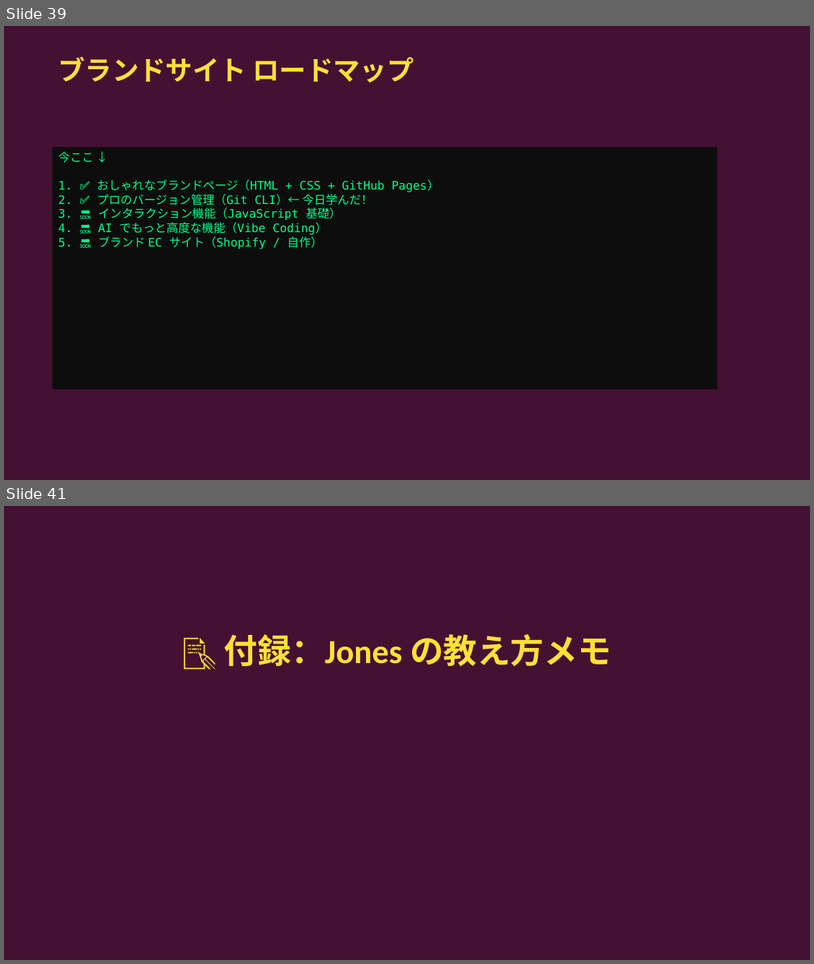
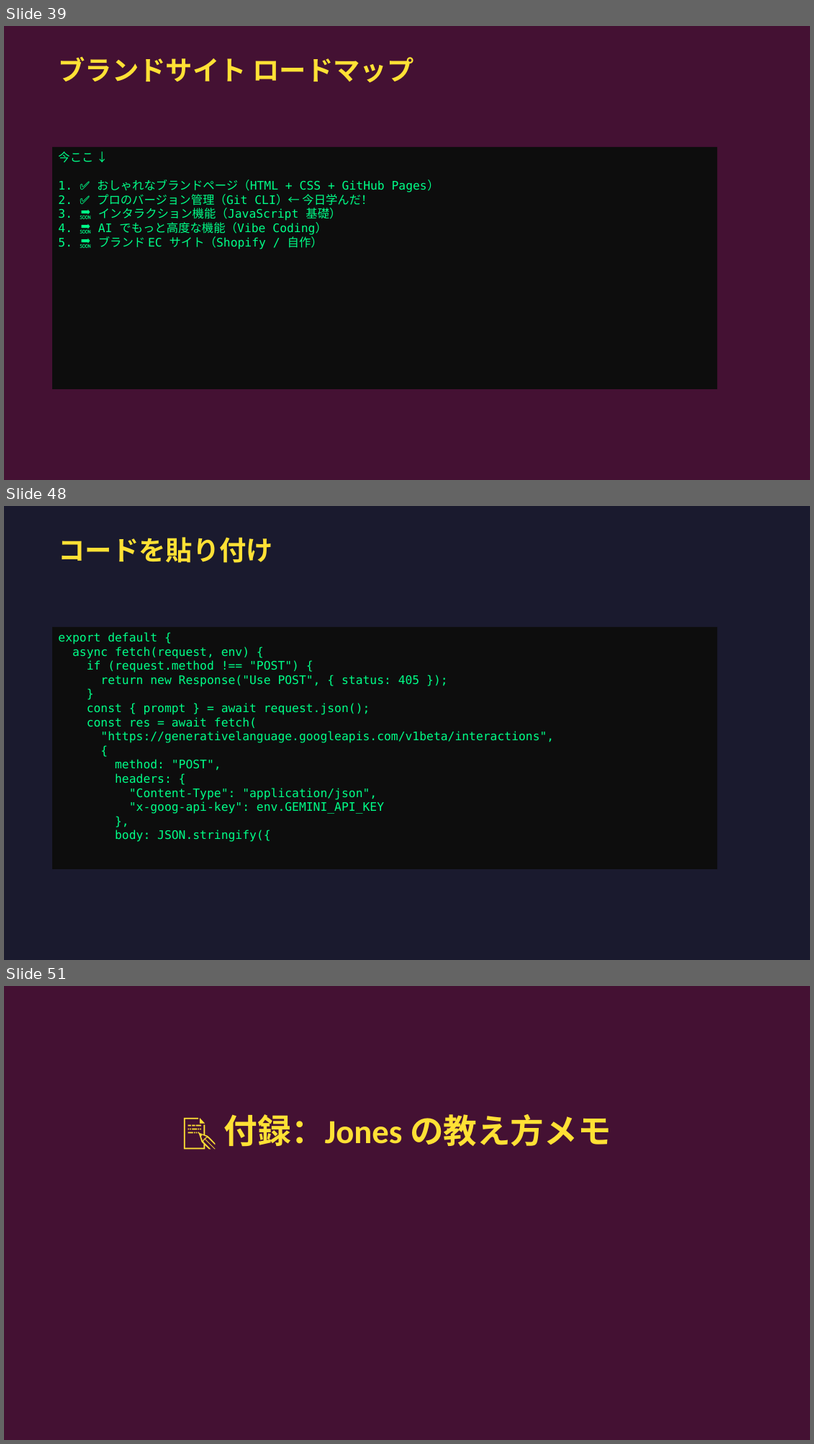
Before and after one commit to jonesandjay123/VibeCoding_Workshop, a slide deck: session2/slides/Session2_VibeCoding_JA.pptx. Shown one above the other, each under a label of ours: slides 39 and 41 before the commit, slides 39, 48 and 51 after it; the slides between them are not shown. The pictures are 814x964 and 814x1444 pixels, drawn with LibreOffice and Linux fonts; fonts in the diff are those of the drawing. Boxes give left, top, right and bottom in pixels: in the first picture for what was removed or moved away, otherwise in the second. Text is boxed around its words. In the diff, an @@ line names an element or a change of style, - is before the commit and + after.

```diff
--- a/session2/slides/Session2_VibeCoding_JA.pptx
+++ b/session2/slides/Session2_VibeCoding_JA.pptx
@@ slide 48 added at box(4, 506, 810, 960), background #1A1A2E @@
@@ text added at box(58, 537, 273, 563), 32 pt, text #FFE135, bold @@
+コードを貼り付け
@@ rectangle added at box(52, 627, 718, 869), fill #0D0D0D, 14 pt, text #00FF88 @@
+export default {
+async fetch(request, env) {
+if (request.method !== "POST") {
+return new Response("Use POST", { status: 405 });
+}
+const { prompt } = await request.json();
+const res = await fetch(
+"https://generativelanguage.googleapis.com/v1beta/interactions",
+{
+method: "POST",
+headers: {
+"Content-Type": "application/json",
+"x-goog-api-key": env.GEMINI_API_KEY
+},
+body: JSON.stringify({
@@ what was slide 41 is now slide 51 @@
```
Also in this commit, not shown: 9 other slides added, 3 other files.
